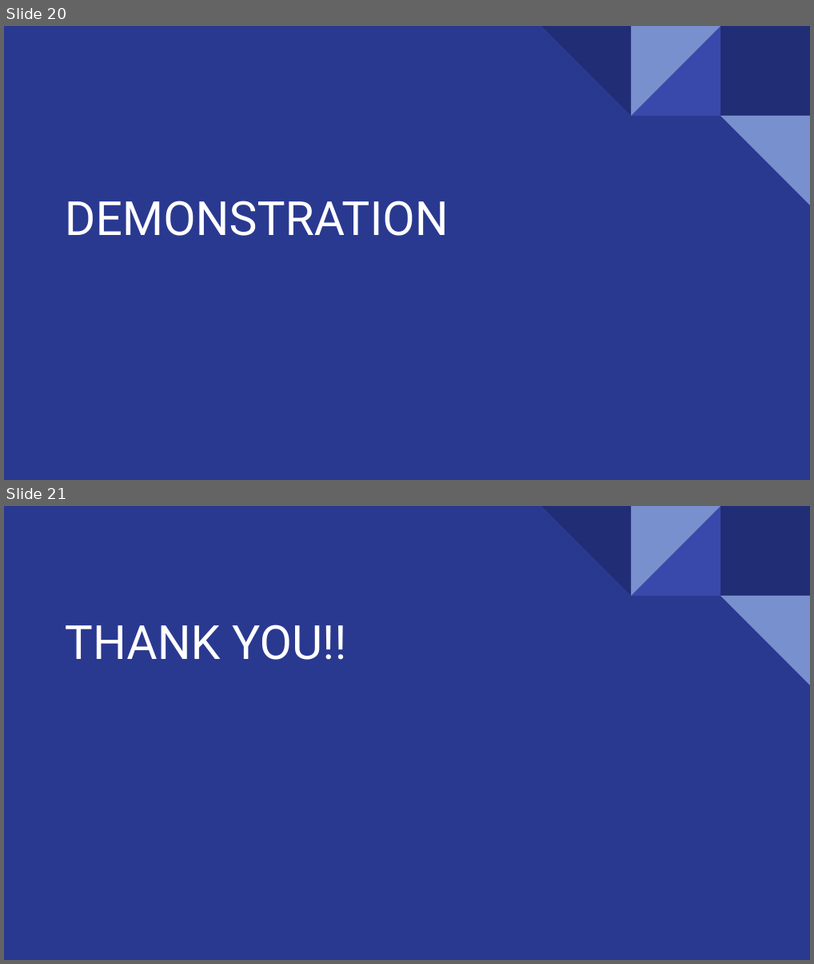
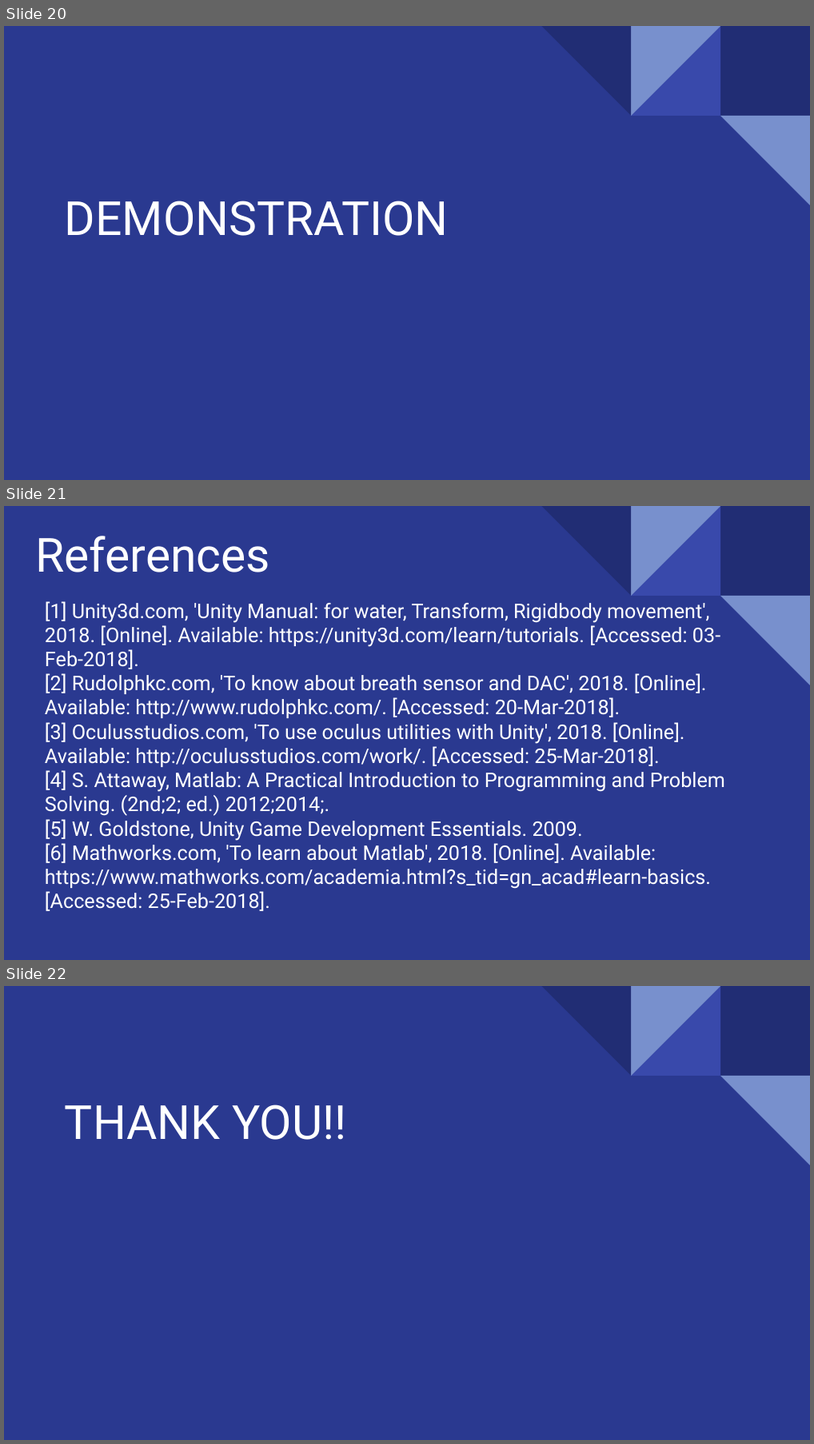
Before and after one commit to SiddharthLucky/Capstone_2018_Final, a slide deck: VRInGame_FinalPresentation.pptx. Shown one above the other, each under a label of ours: slides 20 and 21 before the commit, slides 20, 21 and 22 after it. The pictures are 814x964 and 814x1444 pixels, drawn with LibreOffice and Linux fonts; fonts in the diff are those of the drawing. Boxes give left, top, right and bottom in pixels: in the first picture for what was removed or moved away, otherwise in the second. Text is boxed around its words. In the diff, an @@ line names an element or a change of style, - is before the commit and + after.

Commit message:
made a couple of changes
Made a couple of changes to the technical report

```diff
--- a/VRInGame_FinalPresentation.pptx
+++ b/VRInGame_FinalPresentation.pptx
@@ slide 21 added at (4,506,810,960), background #2A3990; not listed: 5 template elements that a slide beside it also shows @@
@@ title added at (36,536,271,572), 42 pt, text #FFFFFF @@
+References
@@ subtitle added at (45,601,726,911), 18 pt, text #FFFFFF @@
+[1] Unity3d.com, 'Unity Manual: for water, Transform, Rigidbody movement', 2018. [Online]. Available: https://unity3d.com/learn/tutorials. [Accessed: 03-Feb-2018].
+[2] Rudolphkc.com, 'To know about breath sensor and DAC', 2018. [Online]. Available: http://www.rudolphkc.com/. [Accessed: 20-Mar-2018].
+[3] Oculusstudios.com, 'To use oculus utilities with Unity', 2018. [Online]. Available: http://oculusstudios.com/work/. [Accessed: 25-Mar-2018].
+[4] S. Attaway, Matlab: A Practical Introduction to Programming and Problem Solving. (2nd;2; ed.) 2012;2014;.
+[5] W. Goldstone, Unity Game Development Essentials. 2009.
+[6] Mathworks.com, 'To learn about Matlab', 2018. [Online]. Available: https://www.mathworks.com/academia.html?s_tid=gn_acad#learn-basics. [Accessed: 25-Feb-2018].
@@ what was slide 21 is now slide 22 @@
```
